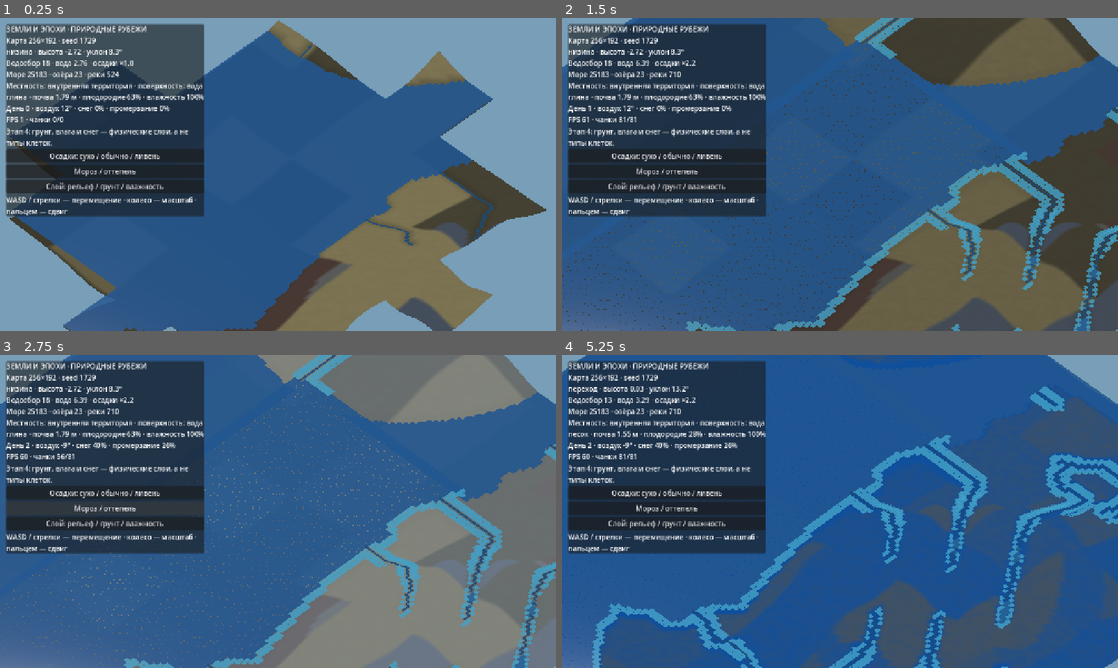
Above: before the commit, frames 1-4 (two rows, left to right).
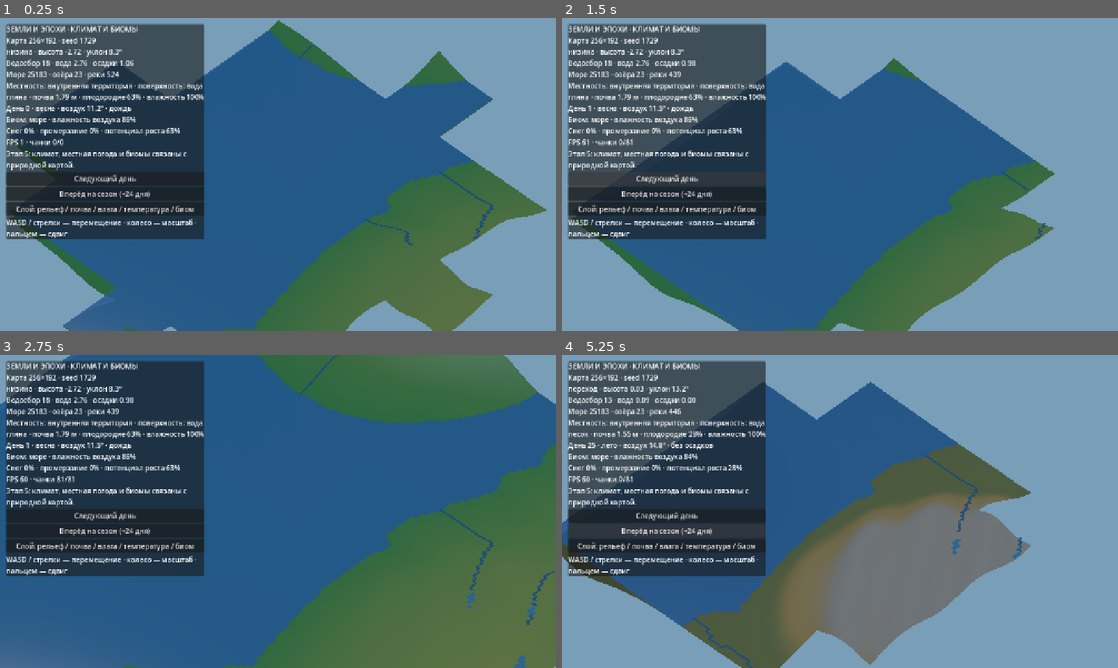
Above: after the commit, the same moments.

Repository: cyrox007/lands-and-ages
Game: Godot game, scene res://scenes/world.tscn
Two runs of this game, one before a commit and one after it. Both use one fixed random seed, a clock stepped at 60 frames per second and the inputs below.
Inputs (mouse positions are in pixels of both pictures, inside the frame that each line leads up to):
- Up to frame 1 (0.25 s): no input
- Up to frame 2 (1.5 s): click (667, 155) at 0.5 s, where only the run before the commit has a clickable "Осадки: сухо / обычно / ливень"; click (667, 177) at 1.25 s, where only the run after the commit has a clickable "Следующий день"
- Up to frame 3 (2.75 s): click (105, 508) at 2 s, where only the run before the commit has a clickable "Мороз / оттепель"
- Up to frame 4 (5.25 s): click "Слой: рельеф / грунт / влажно…" (after the commit: "Слой: рельеф / почва / влага …") at 2.75 s; move the mouse to (962, 495) at 3.52 s; hold D 3.53-4.25 s; click (962, 495) at 3.67 s; drag from (728, 527) to (812, 574) at 4.27 s; click (667, 530) at 5 s, where only the run after the commit has a clickable "Вперёд на сезон (+24 дня)"

The runs differ from the first frame. In frame 1, 24% of the frame differs, in the area x 1-99%, y 0-100%; in frame 2, 66%; in frame 3, 41%; in frame 4, 78%, in the area x 0-100%, y 0-100%.

Commit message:
feat(world): режим наблюдения за климатом, биомами и сменой сезонов

Diff:
--- a/godot/scripts/world.gd
+++ b/godot/scripts/world.gd
@@ -10,6 +10,7 @@
 const WaterMesh = preload("res://scripts/water_mesh.gd")
 const Boundary = preload("res://scripts/world_boundary.gd")
 const Surface = preload("res://scripts/surface.gd")
+const Climate = preload("res://scripts/climate.gd")
 
 const VIEW_RADIUS := 4
 const BUILD_PER_FRAME := 2
@@ -20,8 +21,8 @@
 var _world_model: RefCounted
 var _hydro: RefCounted
 var _surface: RefCounted
-var _view_mode := 1
-var _temperature := 12.0
+var _climate: RefCounted
+var _view_mode := 4
 var _water_material: StandardMaterial3D
 var _center := Vector2.ZERO
 var _camera: Camera3D
@@ -41,6 +42,8 @@
 	_hydro.rebuild()
 	_surface = Surface.new(_world_model, _hydro)
 	_surface.rebuild()
+	_climate = Climate.new(_world_model, _hydro)
+	_climate.rebuild()
 	_center = Vector2(_world_model.config.width, _world_model.config.height) * 0.5
 	_setup_environment()
 	_setup_materials()
@@ -92,26 +95,26 @@
 	add_child(canvas_layer)
 	var panel := PanelContainer.new()
 	panel.position = Vector2(14, 14)
-	panel.custom_minimum_size = Vector2(300, 112)
+	panel.custom_minimum_size = Vector2(320, 130)
 	canvas_layer.add_child(panel)
 	var column := VBoxContainer.new()
 	panel.add_child(column)
 	_status = Label.new()
 	column.add_child(_status)
 	var info := Label.new()
-	info.text = "Этап 4: грунт, влага и снег — физические слои, а не типы клеток."
+	info.text = "Этап 5: климат, местная погода и биомы связаны с природной картой."
 	info.autowrap_mode = TextServer.AUTOWRAP_WORD_SMART
 	column.add_child(info)
-	var rain_button := Button.new()
-	rain_button.text = "Осадки: сухо / обычно / ливень"
-	rain_button.pressed.connect(_cycle_rainfall)
-	column.add_child(rain_button)
-	var temperature_button := Button.new()
-	temperature_button.text = "Мороз / оттепель"
-	temperature_button.pressed.connect(_cycle_temperature)
-	column.add_child(temperature_button)
+	var day_button := Button.new()
+	day_button.text = "Следующий день"
+	day_button.pressed.connect(func(): _advance_days(1))
+	column.add_child(day_button)
+	var season_button := Button.new()
+	season_button.text = "Вперёд на сезон (+24 дня)"
+	season_button.pressed.connect(func(): _advance_days(Climate.SEASON_DAYS))
+	column.add_child(season_button)
 	var view_button := Button.new()
-	view_button.text = "Слой: рельеф / грунт / влажность"
+	view_button.text = "Слой: рельеф / почва / влага / температура / биом"
 	view_button.pressed.connect(_cycle_view)
 	column.add_child(view_button)
 	var hint := Label.new()
@@ -119,7 +122,6 @@
 	hint.autowrap_mode = TextServer.AUTOWRAP_WORD_SMART
 	column.add_child(hint)
 	_update_hud()
-
 
 func _update_camera() -> void:
 	var offset := Vector3(45.0, 63.0, 45.0)
@@ -206,7 +208,7 @@
 	node.name = "Чанк_%d_%d" % [coord.x, coord.y]
 	var ground := MeshInstance3D.new()
 	ground.mesh = Chunk.create_mesh(coord.x, coord.y, 1, _world_model,
-		_surface, _view_mode)
+		_surface, _view_mode, _climate)
 	ground.material_override = _ground_material
 	ground.cast_shadow = GeometryInstance3D.SHADOW_CASTING_SETTING_OFF
 	node.add_child(ground)
@@ -223,37 +225,27 @@
 
 
 func _on_world_changed(_chunks: Array[Vector2i], _revision: int) -> void:
-	# Изменение одной высоты способно перенаправить воду далеко вниз по бассейну.
-	# Пока перестраиваем водосбор целиком; оптимизация зависит от будущего профиля.
+	# Грунты и климат читают один рельеф; водосбор пересчитывается первым.
 	_hydro.rebuild()
 	_surface.rebuild()
-	_refresh_visible(true)
-
-
-func _cycle_rainfall() -> void:
-	var next := 2.2
-	if _hydro.rainfall > 1.5:
-		next = 0.4
-	elif _hydro.rainfall < 0.8:
-		next = 1.0
-	_hydro.set_rainfall(next)
-	_surface.advance_day(next, _temperature)
+	_climate.rebuild()
+	_hydro.apply_rainfall_map(_climate.rainfall_map())
+	_refresh_visible(true)
+
+
+func _advance_days(number: int) -> void:
+	for step in range(number):
+		_climate.set_day(_climate.day + 1)
+		_hydro.apply_rainfall_map(_climate.rainfall_map())
+		_surface.advance_climate_day(_climate)
 	_refresh_visible(true)
 	_update_hud()
 
 
-func _cycle_temperature() -> void:
-	_temperature = 12.0 if _temperature < 0.0 else -9.0
-	_surface.advance_day(_hydro.rainfall, _temperature)
+func _cycle_view() -> void:
+	_view_mode = (_view_mode + 1) % 5
 	_refresh_visible(true)
 	_update_hud()
-
-
-func _cycle_view() -> void:
-	_view_mode = (_view_mode + 1) % 3
-	_refresh_visible(true)
-	_update_hud()
-
 
 func _update_hud() -> void:
 	if _status == null:
@@ -261,15 +253,18 @@
 	var profile := Relief.profile_at(_world_model, _center)
 	var water: Dictionary = _hydro.water_at(_world_model.config.cell_at(_center))
 	var amounts: Dictionary = _hydro.water_count()
-	var ground: Dictionary = _surface.profile_at(_world_model.config.cell_at(_center))
-	_status.text = "ЗЕМЛИ И ЭПОХИ · ПРИРОДНЫЕ РУБЕЖИ\n"
+	var cell: Vector2i = _world_model.config.cell_at(_center)
+	var ground: Dictionary = _surface.profile_at(cell)
+	var weather: Dictionary = _climate.weather_at(cell)
+	var biome: String = _climate.biome_at(cell, _surface)
+	_status.text = "ЗЕМЛИ И ЭПОХИ · КЛИМАТ И БИОМЫ\n"
 	_status.text += "Карта %d×%d · seed %d\n" % [
 		_world_model.config.width, _world_model.config.height,
 		_world_model.config.seed]
 	_status.text += "%s · высота %.2f · уклон %.1f°\n" % [
 		profile["form"], profile["height"], profile["slope_degrees"]]
-	_status.text += "Водосбор %.0f · вода %.2f · осадки ×%.1f\n" % [
-		water["catchment"], water["depth"], _hydro.rainfall]
+	_status.text += "Водосбор %.0f · вода %.2f · осадки %.2f\n" % [
+		water["catchment"], water["depth"], weather["precipitation"]]
 	_status.text += "Море %d · озёра %d · реки %d\n" % [
 		amounts["ocean"], amounts["lakes"], amounts["rivers"]]
 	var edge := Boundary.geography_at(_center.x, _center.y,
@@ -279,9 +274,13 @@
 	_status.text += "%s · почва %.2f м · плодородие %.0f%% · влажность %.0f%%\n" % [
 		ground["substrate"], ground["depth"], float(ground["fertility"]) * 100.0,
 		float(ground["moisture"]) * 100.0]
-	_status.text += "День %d · воздух %.0f° · снег %.0f%% · промерзание %.0f%%\n" % [
-		_surface.day, _surface.temperature, float(ground["snow"]) * 100.0,
-		float(ground["frost"]) * 100.0]
+	_status.text += "День %d · %s · воздух %.1f° · %s\n" % [
+		_climate.day, weather["season"], weather["temperature"], weather["weather"]]
+	_status.text += "Биом: %s · влажность воздуха %.0f%%\n" % [
+		biome, float(weather["humidity"]) * 100.0]
+	_status.text += "Снег %.0f%% · промерзание %.0f%% · потенциал роста %.0f%%\n" % [
+		float(ground["snow"]) * 100.0, float(ground["frost"]) * 100.0,
+		float(ground["growth_potential"]) * 100.0]
 	_status.text += "FPS %d · чанки %d/%d" % [
 		Engine.get_frames_per_second(), _active.size(),
 		_active.size() + _pending.size()]
